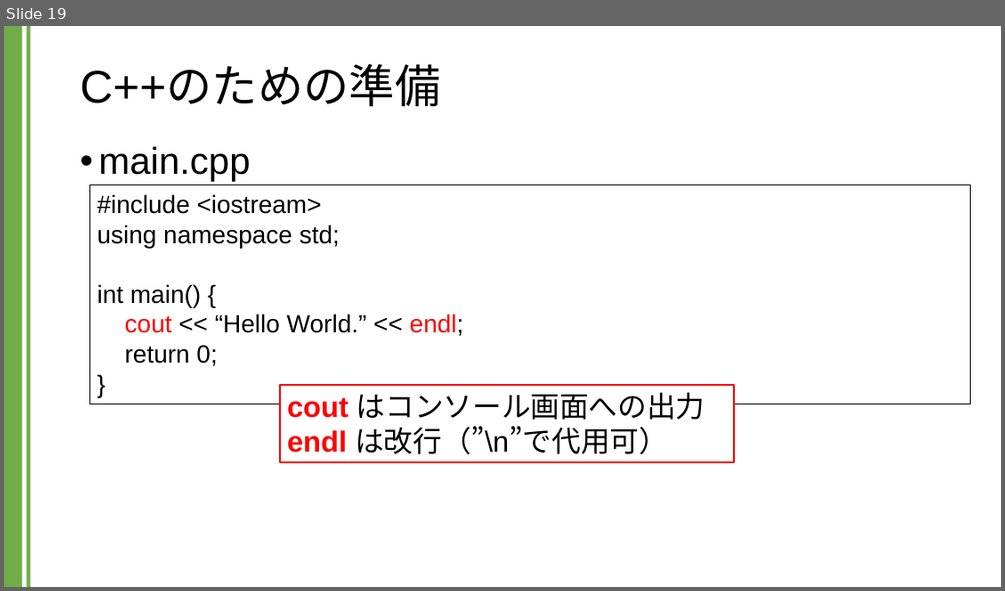
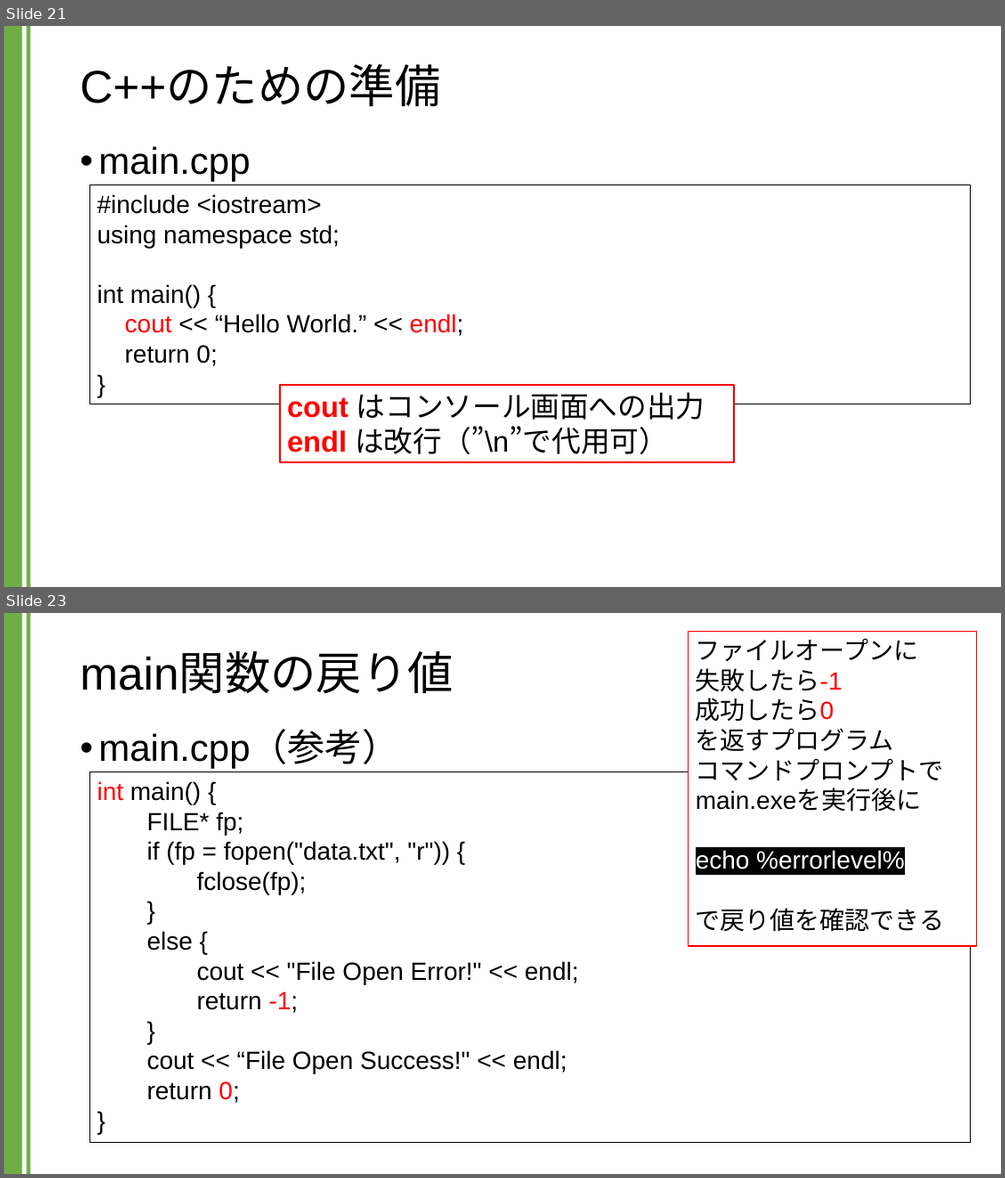
Before and after one commit to kic-murata/cpp2024, a slide deck: 授業資料/講義資料：C言語とC++の違い.pptx. Shown one above the other, each under a label of ours: slide 19 before the commit, slides 21 and 23 after it; the slides between them are not shown. The pictures are 1005x591 and 1005x1178 pixels, drawn with LibreOffice and Linux fonts; fonts in the diff are those of the drawing. Boxes give left, top, right and bottom in pixels: in the first picture for what was removed or moved away, otherwise in the second. Text is boxed around its words. In the diff, an @@ line names an element or a change of style, - is before the commit and + after.

```diff
--- a/授業資料/講義資料：C言語とC++の違い.pptx
+++ b/授業資料/講義資料：C言語とC++の違い.pptx
@@ slide 23 added at (x1=4, y1=613, x2=1001, y2=1174), background #FFFFFF; not listed: 2 template elements that a slide beside it also shows @@
@@ rectangle added at (x1=688, y1=632, x2=977, y2=947), fill #FFFFFF, outline #FF0000 1.5 pt, 24 pt, text #000000 @@
+ファイルオープンに
+失敗したら-1
+成功したら0
+を返すプログラム
+コマンドプロンプトで
+main.exeを実行後に
+echo %errorlevel%
+で戻り値を確認できる
@@ title added at (x1=80, y1=653, x2=453, y2=693), 44 pt, text #000000 @@
+main関数の戻り値
@@ text added at (x1=98, y1=731, x2=399, y2=769), 36 pt, text #000000 @@
+• main.cpp（参考）
@@ rectangle added at (x1=90, y1=771, x2=971, y2=1142), outline #000000 0.75 pt, 24 pt, text #000000 @@
+int main() {
+FILE* fp;
+if (fp = fopen("data.txt", "r")) {
+fclose(fp);
+}
+else {
+cout << "File Open Error!" << endl;
+return -1;
+}
+cout << “File Open Success!" << endl;
+return 0;
+}
@@ what was slide 19 is now slide 21 @@
```
Also in this commit, not shown: 10 slides changed, 8 other slides added, 11 other files.
